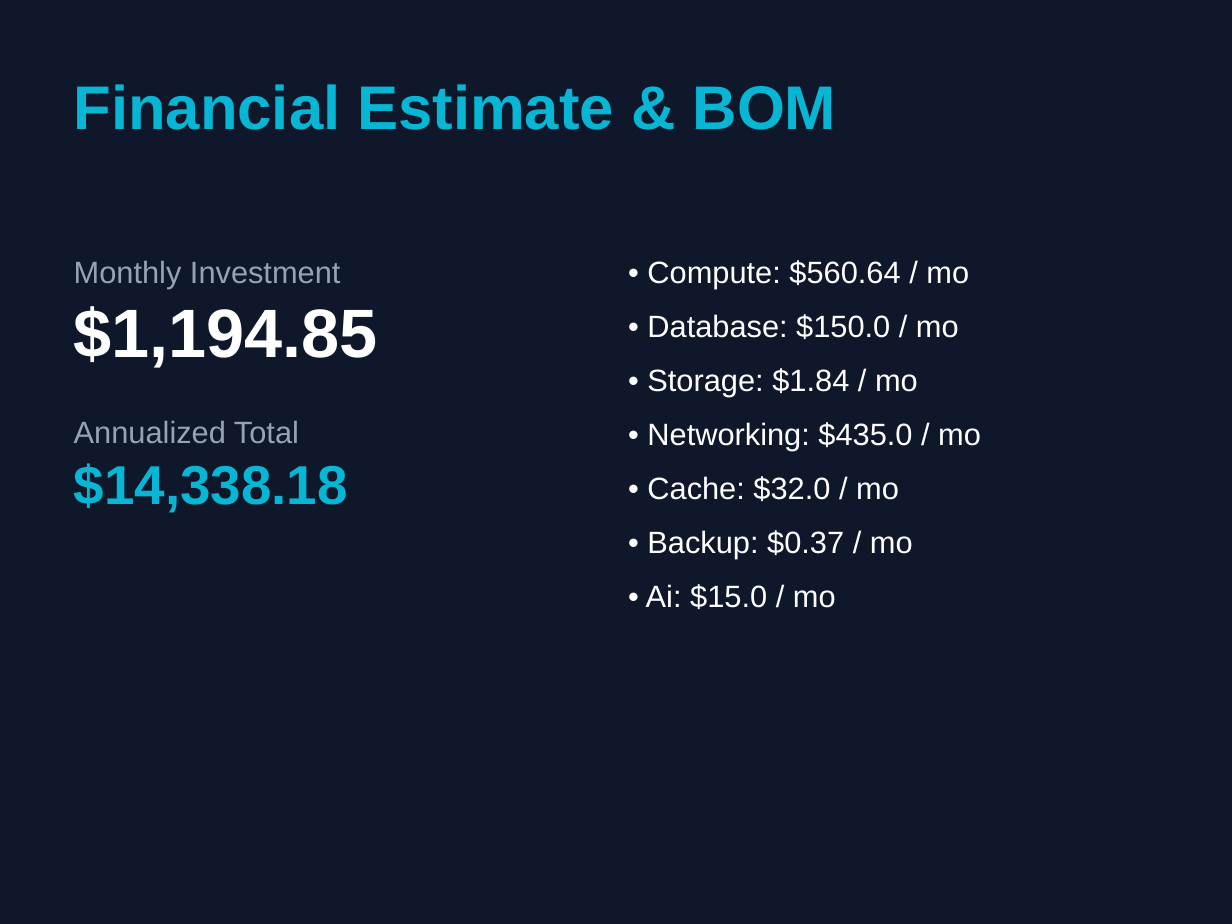
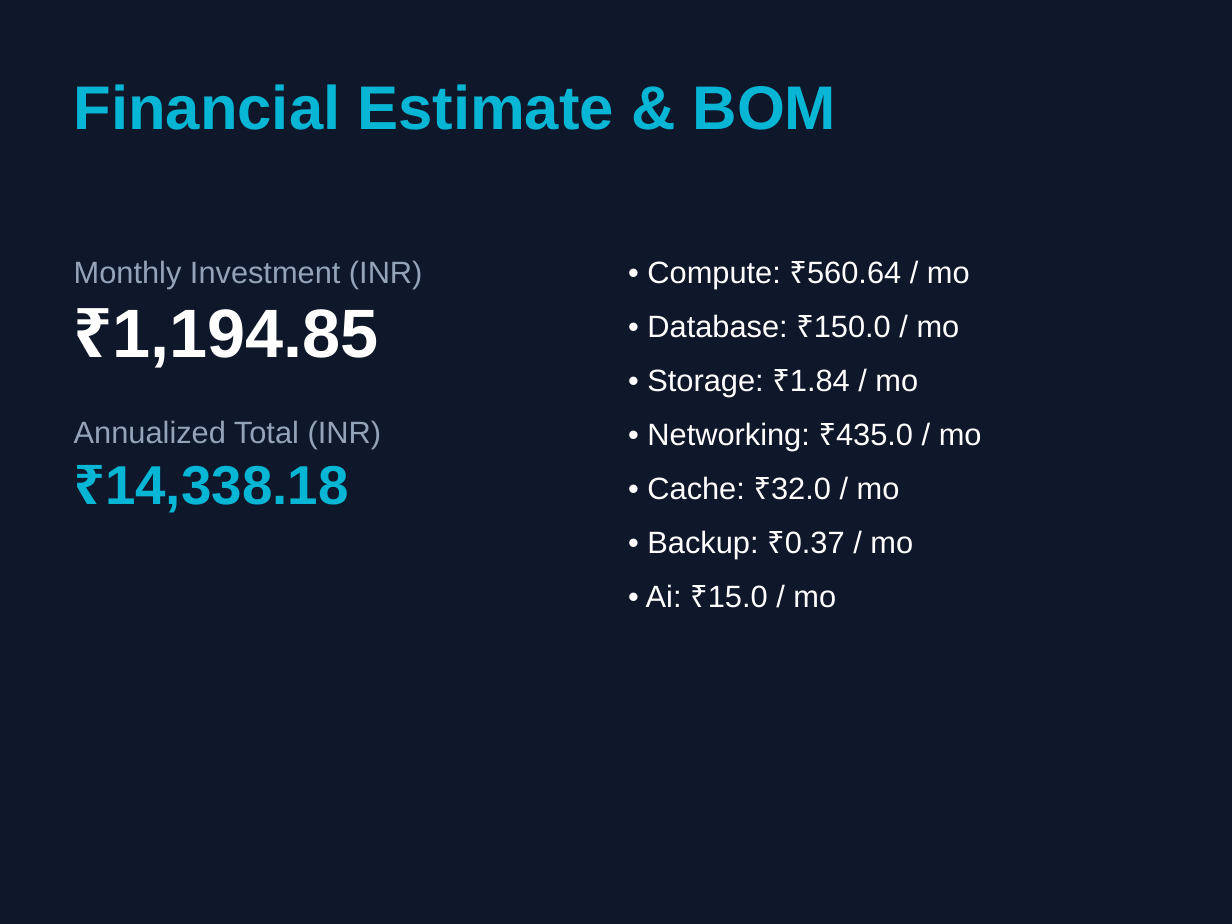
Before and after one commit to ParthDoomra/SalesPilot, a slide deck: slide 4 of backend/app/static/exports/proposal_463f8c4b-cb83-4670-b310-10c6c9a8ab44.pptx. Drawn at 1232x924 pixels with LibreOffice and Linux fonts; fonts in the diff are those of the drawing. Boxes give left, top, right and bottom in pixels: in the first picture for what was removed or moved away, otherwise in the second. Text is boxed around its words. In the diff, an @@ line names an element or a change of style, - is before the commit and + after.

```diff
--- a/backend/app/static/exports/proposal_463f8c4b-cb83-4670-b310-10c6c9a8ab44.pptx
+++ b/backend/app/static/exports/proposal_463f8c4b-cb83-4670-b310-10c6c9a8ab44.pptx
@@ text at (74, 260, 422, 513): text changed @@
-Monthly Investment
-$1,194.85
-Annualized Total
-$14,338.18
+Monthly Investment (INR)
+₹1,194.85
+Annualized Total (INR)
+₹14,338.18
@@ text at (646, 261, 982, 608): text changed @@
-• Compute: $560.64 / mo
-• Database: $150.0 / mo
-• Storage: $1.84 / mo
-• Networking: $435.0 / mo
-• Cache: $32.0 / mo
-• Backup: $0.37 / mo
-• Ai: $15.0 / mo
+• Compute: ₹560.64 / mo
+• Database: ₹150.0 / mo
+• Storage: ₹1.84 / mo
+• Networking: ₹435.0 / mo
+• Cache: ₹32.0 / mo
+• Backup: ₹0.37 / mo
+• Ai: ₹15.0 / mo
```
Also in this commit, not shown: 1 other slide changed, 11 other files.
